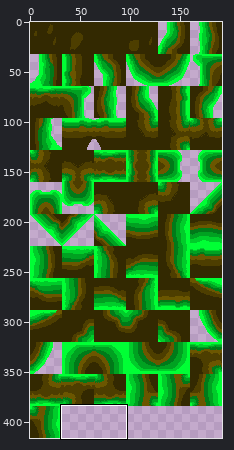
Edited in one commit: sprite sheet (Assets/Sprites/Tile Sheets/Forest Tileset.png). Above: a wide view before the commit, with the close-up outlined.
Close-up. Before the edit:
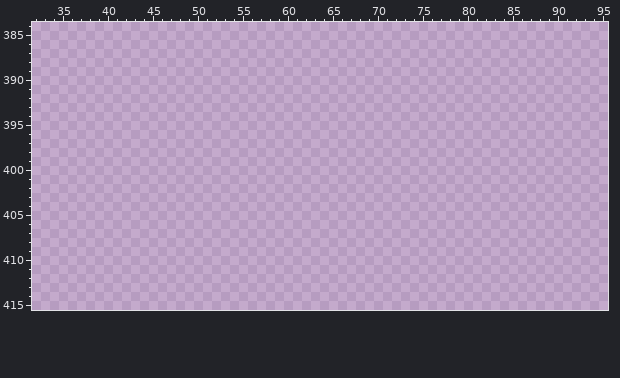
The file is 192x416 pixels. Shown: x 32..95, y 384..415.
The same view after the edit:
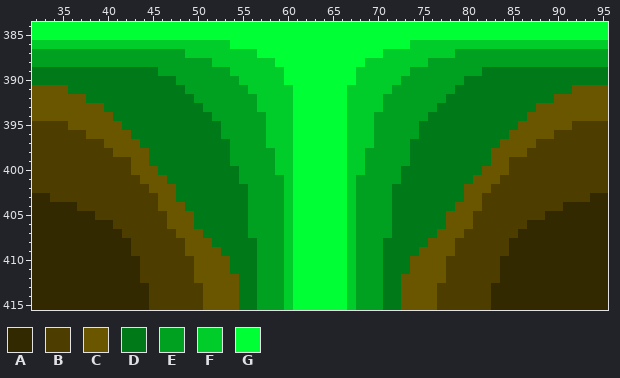
Palette (. is transparent): A #332901  B #4d3e00  C #6b5600  D #007a19  E #00a121  F #00cc2a  G #00ff35
Edits made:
@@ x 32..95 @@
-384 ................................................................
-385 ................................................................
-386 ................................................................
-387 ................................................................
-388 ................................................................
-389 ................................................................
-390 ................................................................
-391 ................................................................
-392 ................................................................
-393 ................................................................
-394 ................................................................
-395 ................................................................
-396 ................................................................
-397 ................................................................
-398 ................................................................
-399 ................................................................
-400 ................................................................
-401 ................................................................
-402 ................................................................
-403 ................................................................
-404 ................................................................
-405 ................................................................
-406 ................................................................
-407 ................................................................
-408 ................................................................
-409 ................................................................
-410 ................................................................
-411 ................................................................
-412 ................................................................
-413 ................................................................
-414 ................................................................
-415 ................................................................
+384 GGGGGGGGGGGGGGGGGGGGGGGGGGGGGGGGGGGGGGGGGGGGGGGGGGGGGGGGGGGGGGGG
+385 GGGGGGGGGGGGGGGGGGGGGGGGGGGGGGGGGGGGGGGGGGGGGGGGGGGGGGGGGGGGGGGG
+386 FFFFFFFFFFFFFFFFFFFFFFGGGGGGGGGGGGGGGGGGGGFFFFFFFFFFFFFFFFFFFFFF
+387 EEEEEEEEEEEEEEEEEFFFFFFFFGGGGGGGGGGGGGGFFFFFFFFEEEEEEEEEEEEEEEEE
+388 EEEEEEEEEEEEEEEEEEEEFFFFFFFGGGGGGGGGGFFFFFFFEEEEEEEEEEEEEEEEEEEE
+389 DDDDDDDDDDDDDDEEEEEEEEFFFFFFGGGGGGGGFFFFFFEEEEEEEEDDDDDDDDDDDDDD
+390 DDDDDDDDDDDDDDDDEEEEEEEFFFFFGGGGGGGGFFFFFEEEEEEEDDDDDDDDDDDDDDDD
+391 CCCCDDDDDDDDDDDDDEEEEEEEFFFFFGGGGGGFFFFFEEEEEEEDDDDDDDDDDDDDCCCC
+392 CCCCCCDDDDDDDDDDDDEEEEEEEFFFFGGGGGGFFFFEEEEEEEDDDDDDDDDDDDCCCCCC
+393 CCCCCCCCDDDDDDDDDDDEEEEEEFFFFGGGGGGFFFFEEEEEEDDDDDDDDDDDCCCCCCCC
+394 CCCCCCCCCDDDDDDDDDDDEEEEEEFFFGGGGGGFFFEEEEEEDDDDDDDDDDDCCCCCCCCC
+395 BBBBCCCCCCDDDDDDDDDDDEEEEEFFFGGGGGGFFFEEEEEDDDDDDDDDDDCCCCCCBBBB
+396 BBBBBBCCCCCDDDDDDDDDDEEEEEFFFGGGGGGFFFEEEEEDDDDDDDDDDCCCCCBBBBBB
+397 BBBBBBBBCCCCDDDDDDDDDDEEEEFFFGGGGGGFFFEEEEDDDDDDDDDDCCCCBBBBBBBB
+398 BBBBBBBBBCCCCDDDDDDDDDEEEEEFFGGGGGGFFEEEEEDDDDDDDDDCCCCBBBBBBBBB
+399 BBBBBBBBBBBCCDDDDDDDDDEEEEEFFGGGGGGFFEEEEEDDDDDDDDDCCBBBBBBBBBBB
+400 BBBBBBBBBBBCCCDDDDDDDDDEEEEFFGGGGGGFFEEEEDDDDDDDDDCCCBBBBBBBBBBB
+401 BBBBBBBBBBBBCCCDDDDDDDDEEEEEFGGGGGGFEEEEEDDDDDDDDCCCBBBBBBBBBBBB
+402 BBBBBBBBBBBBBCCCDDDDDDDDEEEEFGGGGGGFEEEEDDDDDDDDCCCBBBBBBBBBBBBB
+403 AABBBBBBBBBBBBCCDDDDDDDDEEEEFGGGGGGFEEEEDDDDDDDDCCBBBBBBBBBBBBAA
+404 AAAAABBBBBBBBBCCCDDDDDDDEEEEFGGGGGGFEEEEDDDDDDDCCCBBBBBBBBBAAAAA
+405 AAAAAAABBBBBBBBCCCDDDDDDEEEEFGGGGGGFEEEEDDDDDDCCCBBBBBBBBAAAAAAA
+406 AAAAAAAAABBBBBBCCCDDDDDDEEEEFGGGGGGFEEEEDDDDDDCCCBBBBBBAAAAAAAAA
+407 AAAAAAAAAABBBBBBCCCDDDDDEEEEFGGGGGGFEEEEDDDDDCCCBBBBBBAAAAAAAAAA
+408 AAAAAAAAAAABBBBBBCCCDDDDDEEEFGGGGGGFEEEDDDDDCCCBBBBBBAAAAAAAAAAA
+409 AAAAAAAAAAABBBBBBCCCCDDDDEEEFGGGGGGFEEEDDDDCCCCBBBBBBAAAAAAAAAAA
+410 AAAAAAAAAAAABBBBBBCCCCDDDEEEFGGGGGGFEEEDDDCCCCBBBBBBAAAAAAAAAAAA
+411 AAAAAAAAAAAABBBBBBCCCCDDDEEEFGGGGGGFEEEDDDCCCCBBBBBBAAAAAAAAAAAA
+412 AAAAAAAAAAAABBBBBBCCCCCDDEEEFGGGGGGFEEEDDCCCCCBBBBBBAAAAAAAAAAAA
+413 AAAAAAAAAAAAABBBBBBCCCCDDEEEFGGGGGGFEEEDDCCCCBBBBBBAAAAAAAAAAAAA
+414 AAAAAAAAAAAAABBBBBBCCCCDDEEEFGGGGGGFEEEDDCCCCBBBBBBAAAAAAAAAAAAA
+415 AAAAAAAAAAAAABBBBBBCCCCDDEEEFGGGGGGFEEEDDCCCCBBBBBBAAAAAAAAAAAAA
Where, in picture pixels (left, top, right, bottom), the same in both close-ups:
added: (32, 22, 608, 310)
